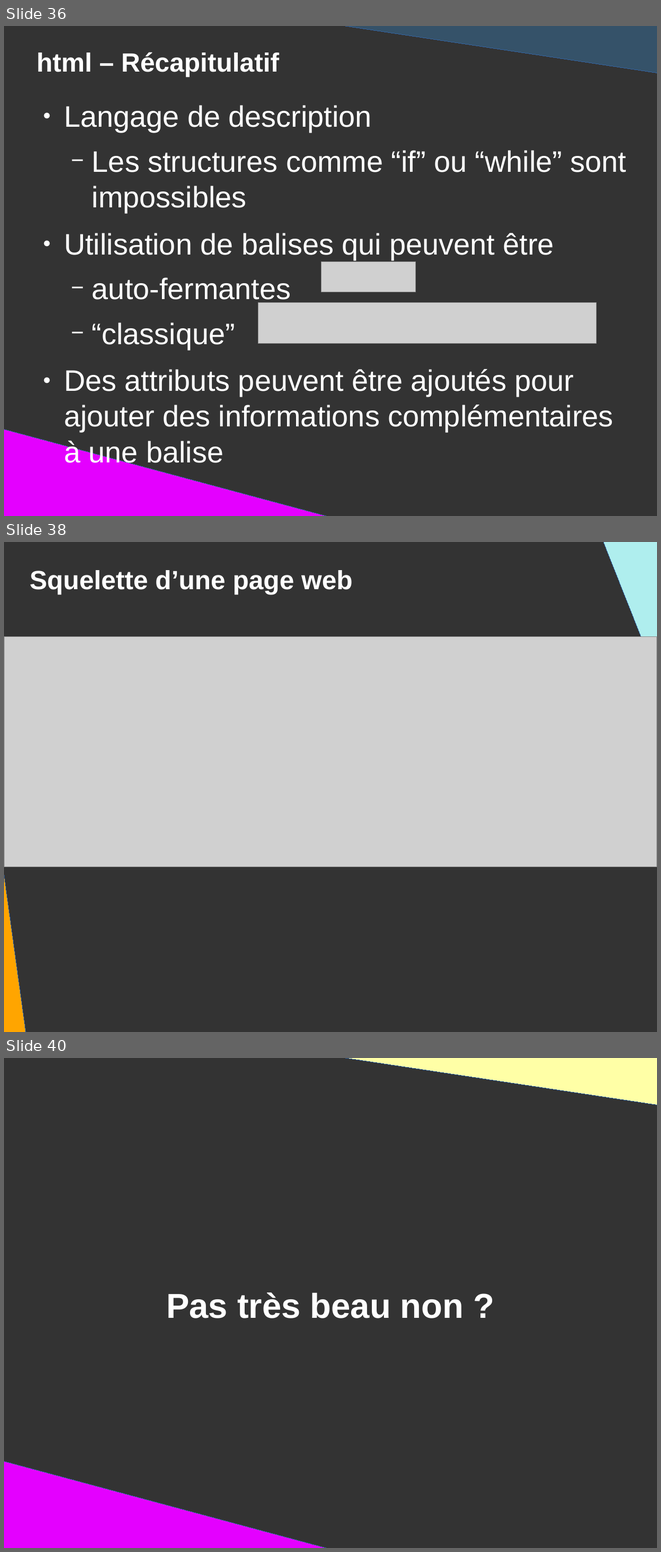
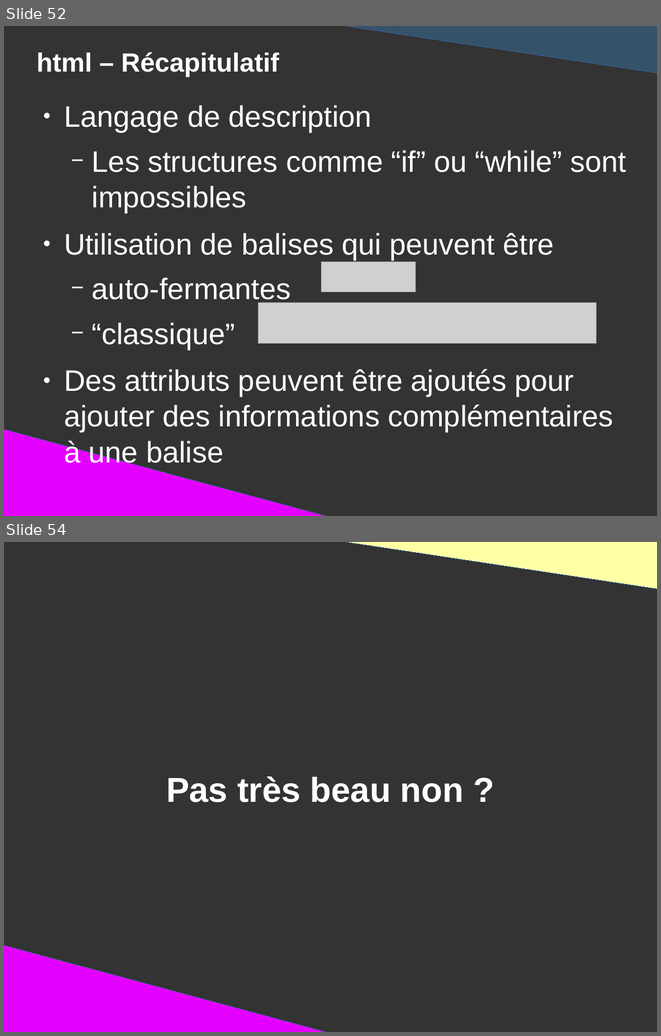
Before and after one commit to DanYellow/presentations, a slide deck: mmi/html/travaux-pratiques/numero-1/presentation.odp. Shown one above the other, each under a label of ours: slides 36, 38 and 40 before the commit, slides 52 and 54 after it; the slides between them are not shown. The pictures are 661x1552 and 661x1036 pixels, drawn with LibreOffice and Linux fonts; fonts in the diff are those of the drawing; grey boxes stand for pictures. Boxes give left, top, right and bottom in pixels: in the first picture for what was removed or moved away, otherwise in the second. Text is boxed around its words. In the diff, an @@ line names an element or a change of style, - is before the commit and + after.

```diff
--- a/mmi/html/travaux-pratiques/numero-1/presentation.odp
+++ b/mmi/html/travaux-pratiques/numero-1/presentation.odp
@@ slide 38 removed at (4, 542, 657, 1032), background #333333 @@
@@ right triangle removed at (597, 542, 657, 777) @@
@@ title removed at (29, 570, 353, 594) @@
-Squelette d’une page web
@@ right triangle removed at (4, 618, 28, 1032) @@
@@ picture removed at (4, 637, 657, 867) @@
@@ what was slide 36 is now slide 52 @@
@@ what was slide 40 is now slide 54 @@
```
Also in this commit, not shown: 8 slides changed, 15 slides added, 3 other files.
